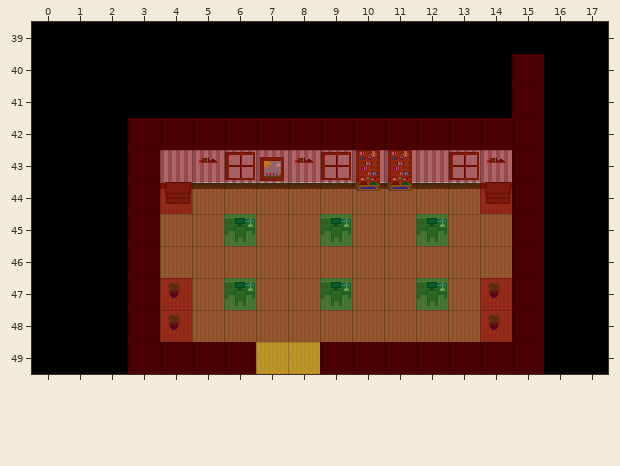
Two states of a Tiled map, Tilerpg/Job.tmx. The first picture shows the starting point.
Cells are 32x32 px. Shown: x 0..17, y 39..49.
Once edited:
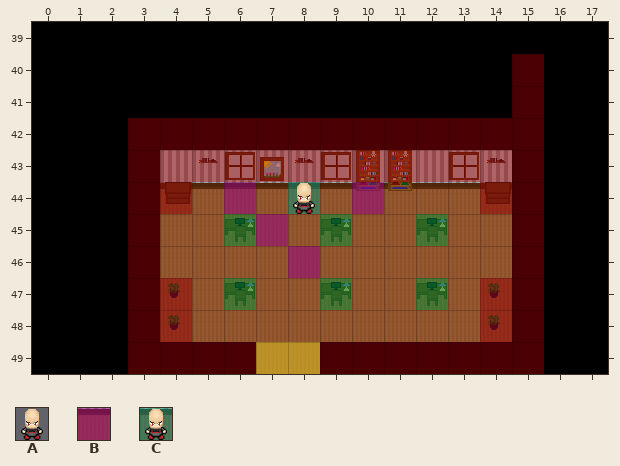
Key: from "character-tiles": A 3; from "meta-tiles": B 2, C 3.
_ is an empty cell, . an unchanged one.
Tiles of an added or newly shown layer are drawn over the layers below it.
See-through tiles are keyed as they look on the map.
From old to new:
--- layer "Meta"
@@ x 6..10 @@
-44 _._._
-45 ._...
-46 .._..
+44 B.C.B
+45 .B...
+46 ..B..
--- layer "Characters" (added)
@@ x 8..8 @@
-44 _
+44 A
Boxes around the changes in both pictures, in picture pixels (x1, y1, x2, y2):
added: (224, 182, 320, 278)
added: (352, 182, 384, 214)
